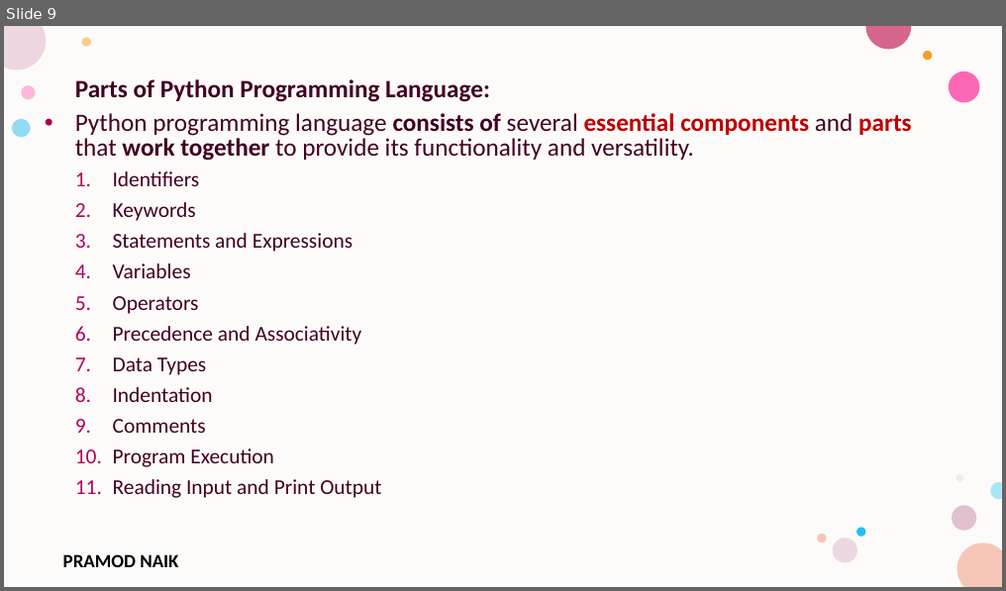
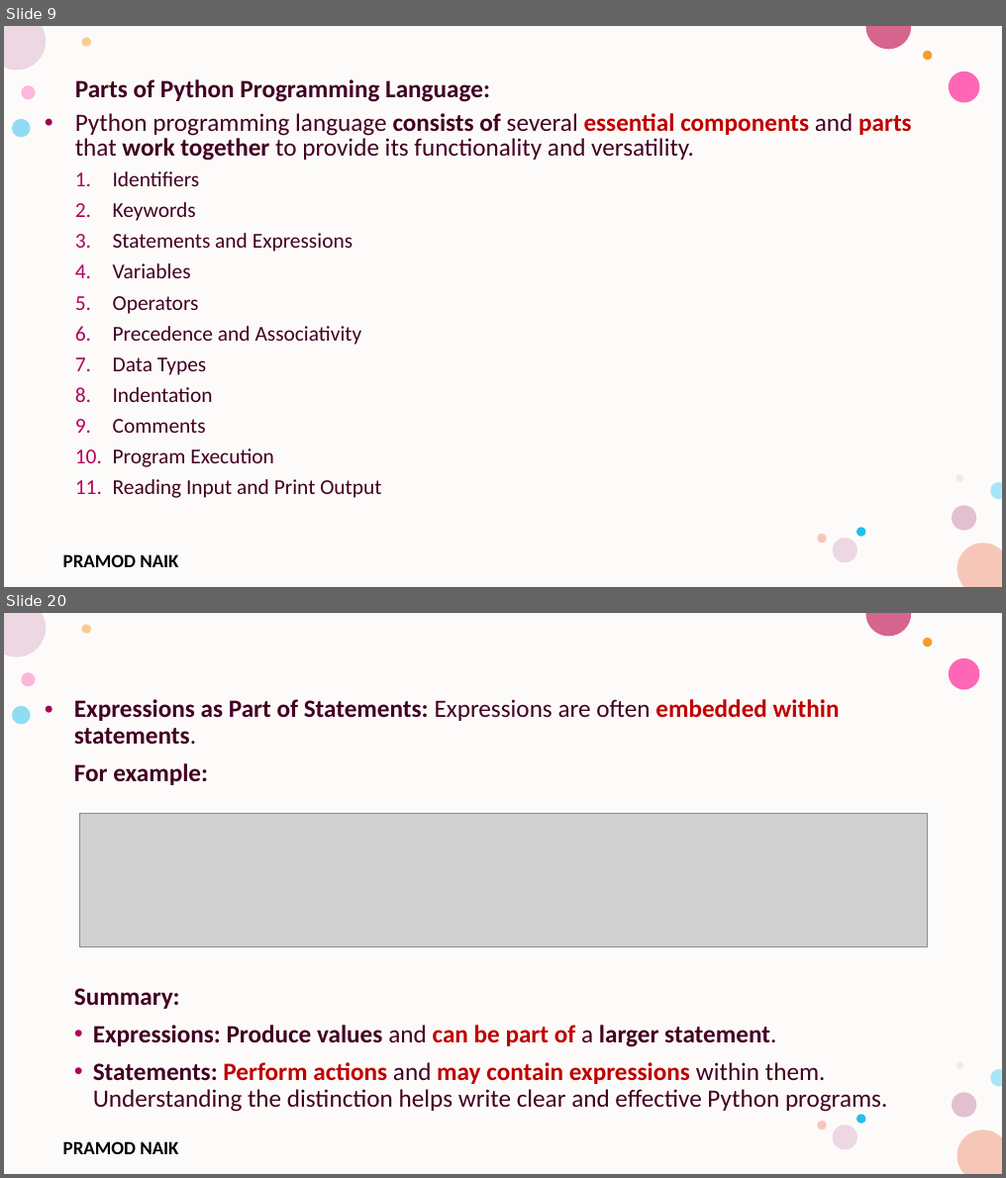
Before and after one commit to PRAMOD-VISHNU-NAIK/MCA-4th-Sem-Python-Shridevi-College, a slide deck: Theory Class-Notes/Module-1 Python Basic Concepts and Programming.pptx. Shown one above the other, each under a label of ours: slide 9 before the commit, slides 9 and 20 after it; the slides between them are not shown. The pictures are 1006x591 and 1006x1178 pixels, drawn with LibreOffice and Linux fonts; fonts in the diff are those of the drawing; grey boxes stand for pictures; background and template pictures are left out. Boxes give left, top, right and bottom in pixels: in the first picture for what was removed or moved away, otherwise in the second. Text is boxed around its words. In the diff, an @@ line names an element or a change of style, - is before the commit and + after.

```diff
--- a/Theory Class-Notes/Module-1 Python Basic Concepts and Programming.pptx
+++ b/Theory Class-Notes/Module-1 Python Basic Concepts and Programming.pptx
@@ slide 20 added at [4,613,1002,1174], background #FFFFFF; not listed: 17 template elements that a slide beside it also shows @@
@@ text added at [74,699,887,1112], 24 pt, text #420023, bold @@
+Expressions as Part of Statements: Expressions are often embedded within statements.
+For example:
+Summary:
+• Expressions: Produce values and can be part of a larger statement.
+• Statements: Perform actions and may contain expressions within them. Understanding the distinction helps write clear and effective Python programs.
@@ picture added at [79,814,927,947] @@
```
Also in this commit, not shown: 1 slide changed, 11 other slides added.
